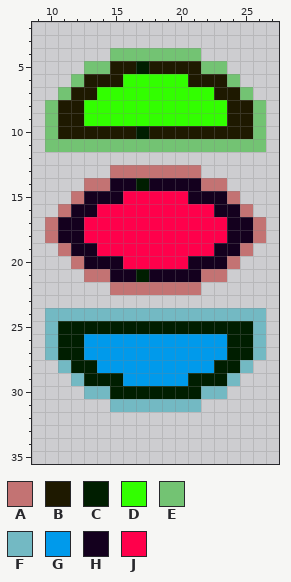
Pixel-art sprite: images/rgb_passage.png. The picture above is the old version.
The file is 37x37 pixels. Shown: x 9..27, y 2..35.
Palette (. is transparent): A #c37373  B #1e1900  C #001e00  D #32ff00  E #73c373  F #73b9c3  G #009aeb  H #14001e  J #ff004b
Pixels before, first column x 10:
 4 .....EEEEEEE.....
 5 ...EEBBCBBBBEE...
 6 ..EBBBDDDDDBBBE..
 7 .EBBDDDDDDDDDBBE.
 8 EBBDDDDDDDDDDDBBE
 9 EBBDDDDDDDDDDDBBE
10 EBBBBBBCBBBBBBBBE
11 EEEEEEEEEEEEEEEEE
12 .................
13 .....AAAAAAA.....
14 ...AAHHCHHHHAA...
15 ..AHHHJJJJJHHHA..
16 .AHHJJJJJJJJJHHA.
17 AHHJJJJJJJJJJJHHA
18 AHHJJJJJJJJJJJHHA
19 .AHHJJJJJJJJJHHA.
20 ..AHHHJJJJJHHHA..
21 ...AAHHCHHHHAA...
22 .....AAAAAAA.....
23 .................
24 FFFFFFFFFFFFFFFFF
25 FCCCCCCCCCCCCCCCF
26 FCCGGGGGGGGGGGCCF
27 FCCGGGGGGGGGGGCCF
28 .FCCGGGGGGGGGCCF.
29 ..FCCCGGGGGCCCF..
30 ...FFCCCCCCCFF...
31 .....FFFFFFF.....
The result:
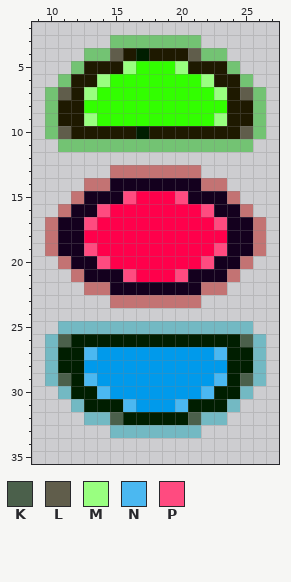
Colours new in this view: K #4b604b  L #605d4b  M #99ff80  N #4bb8f1  P #ff4b80
The commit says: Update a forgotten badge
Edits made:
Colour A now appears in row 19 at x 10 and 26; in row 20 at x 11 and 25; in row 21 at x 12 and 24; in row 22 at x 13 to 14 and 22 to 23; in row 23 at x 15 to 21.
The author changed colour E to colour B in row 4 at x 16 and 18 to 20; in row 5 at x 13 to 14 and 22 to 23; in row 6 at x 12 and 24.
Colour C now appears in row 30 at x 12 and 24; in row 31 at x 13 to 14 and 22 to 23; in row 32 at x 16 to 20.
The author changed colour E to colour C in row 4 at x 17.
The author changed colour F to colour C in row 28 at x 11 and 25; in row 29 at x 12 and 24; in row 30 at x 13 and 23; in row 31 at x 15 and 21.
The author changed colour G to colour C in row 26 at x 13 to 23.
The author changed colour B to colour D in row 5 at x 18 to 19; in row 6 at x 15 and 21.
The author changed colour C to colour D in row 5 at x 17.
Colour E now appears in row 3 at x 15 to 21; in row 4 at x 13 to 14 and 22 to 23; in row 5 at x 12 and 24; in row 6 at x 11 and 25; in row 7 at x 10 and 26.
Colour F now appears in rows 28 to 29 at x 10 and 26; in row 30 at x 11 and 25; in row 31 at x 12 and 24; in row 32 at x 13 to 14 and 22 to 23; in row 33 at x 15 to 21.
The author changed colour C to colour F in row 25 at x 11 to 25.
The author changed colour C to colour G in row 28 at x 13 and 23; in row 29 at x 14 to 15 and 21 to 22; in row 30 at x 15 to 21.
The author changed colour F to colour G in row 31 at x 17 to 19.
The author changed colour A to colour H in row 19 at x 11 and 25; in row 20 at x 12 and 24; in row 21 at x 13 to 14 and 22 to 23; in row 22 at x 15 to 21.
The author changed colour C to colour H in row 14 at x 17.
The author changed colour C to colour J in row 21 at x 17.
The author changed colour H to colour J in row 20 at x 15 and 21; in row 21 at x 18 to 19.
Colour K now appears in row 29 at x 11 and 25; in row 32 at x 15 and 21.
The author changed colour C to colour K in row 26 at x 11 and 25.
The author changed colour B to colour L in row 10 at x 11 and 25.
The author changed colour E to colour L in row 4 at x 15 and 21; in row 7 at x 11 and 25.
The author changed colour B to colour M in row 5 at x 16 and 20; in row 6 at x 14 and 22; in row 7 at x 13 and 23.
The author changed colour D to colour M in row 9 at x 13 and 23.
The author changed colour C to colour N in row 29 at x 13 and 23.
The author changed colour F to colour N in row 30 at x 14 and 22; in row 31 at x 16 and 20.
The author changed colour G to colour N in row 27 at x 13 and 23.
The author changed colour H to colour P in row 19 at x 13 and 23; in row 20 at x 14 and 22; in row 21 at x 16 and 20.
The author changed colour J to colour P in row 15 at x 16 and 20; in row 16 at x 14 and 22; in row 17 at x 13 and 23.
The edit erases colour E in row 11 at x 10 and 26.
The edit erases colour F in row 24 at x 10 to 26; in row 25 at x 10 and 26.
Changed places in both pictures, as pixel boxes (x1, y1, x2, y2):
changed: (45, 35, 266, 438)
